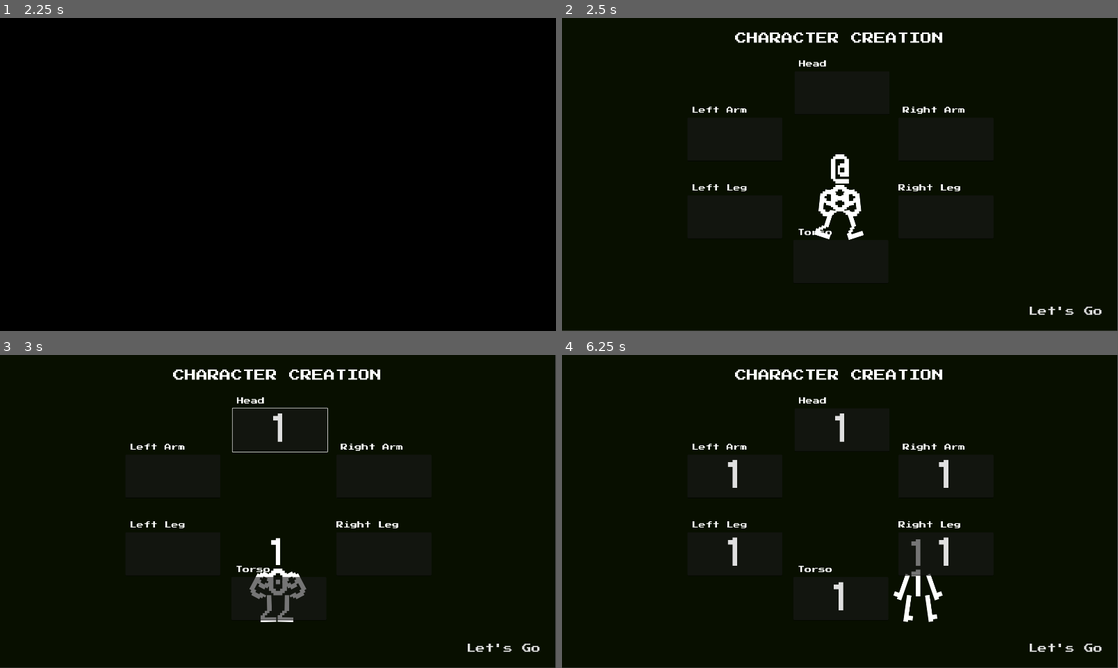
Above: before the commit, frames 1-4 (two rows, left to right).
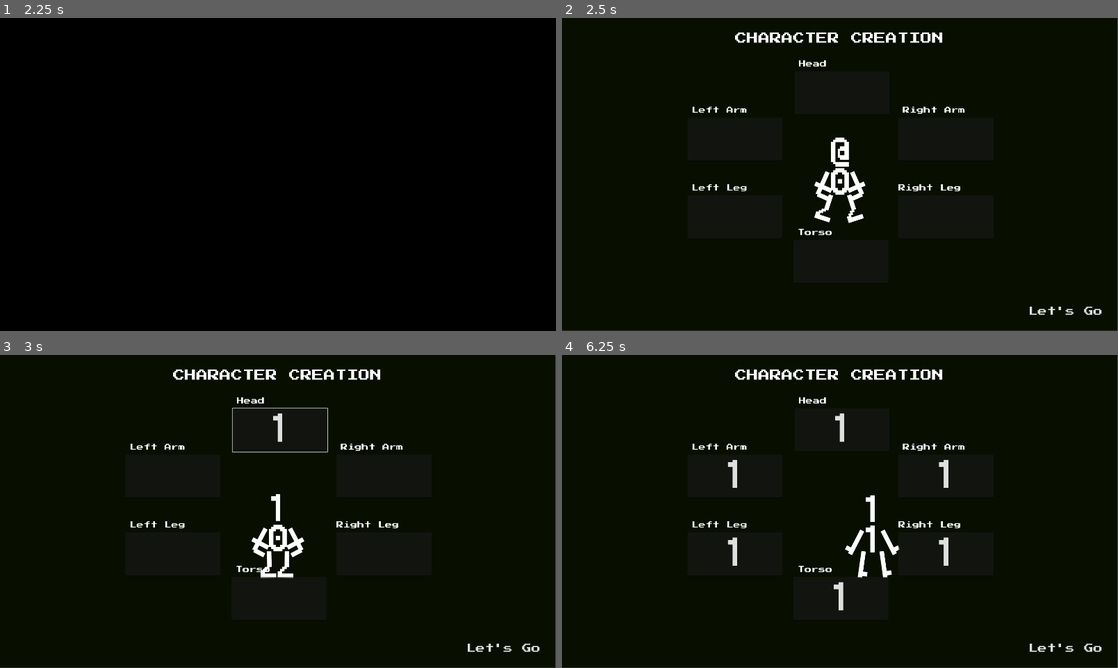
Above: after the commit, the same moments.

Repository: CaptainDizzy/godot_test
Game: Godot game, scene res://menu/menu.tscn
Same seed, same stepped clock (60 frames per second), same inputs: the game is played once before the commit and once after it.
Inputs (mouse positions are in pixels of both pictures, inside the frame that each line leads up to):
- Up to frame 1 (2.25 s): move the mouse to (400, 158) at 0.52 s; hold D (move_right) 0.53-1.25 s; click "ASCII Character Test" at 1.25 s; move the mouse to (166, 190) at 2.02 s; hold S (move_down) from 2.03 s (still down)
- Up to frame 2 (2.5 s): keep holding S (move_down)
- Up to frame 3 (3 s): release S (move_down) at 2.75 s; click (278, 430) at 2.77 s; type "12" at 2.85 s
- Up to frame 4 (6.25 s): click (840, 599) at 3 s; type "12" at 3.08 s; click (734, 477) at 3.23 s; type "12" at 3.32 s; click (945, 477) at 3.52 s; type "12" at 3.6 s; click (734, 555) at 3.75 s; type "12" at 3.83 s; click (945, 555) at 3.98 s; type "12" at 4.07 s; click "Let's Go" at 4.25 s; click "Let's Go" at 5 s; tap Enter at 5.75 s; move the mouse to (895, 442) at 5.77 s; hold D (move_right) from 5.78 s (still down)

Frame 1 is identical in both runs. In frame 2, 1.2% of the frame differs, in the area x 45-55%, y 38-71%; in frame 3, 1.3%, in the area x 44-56%, y 44-86%; in frame 4, 1.1%.

Commit message:
Updated ASCII walk animation

Diff:
--- a/dizzy-playground-2d/boop_game/assets/ascii.tscn
+++ b/dizzy-playground-2d/boop_game/assets/ascii.tscn
@@ -169,7 +169,7 @@
 "times": PackedFloat32Array(0, 0.25, 0.5, 0.75),
 "transitions": PackedFloat32Array(1, 1, 1, 1),
 "update": 0,
-"values": [-1.0471975511965976, -1.7453292519943295, -1.0471975511965976, -0.3490658503988659]
+"values": [-1.0471975511965976, -1.2217304763960306, -1.0471975511965976, -0.8726646259971648]
 }
 tracks/3/type = "value"
 tracks/3/imported = false
@@ -181,7 +181,7 @@
 "times": PackedFloat32Array(0, 0.25, 0.5, 0.75),
 "transitions": PackedFloat32Array(1, 1, 1, 1),
 "update": 0,
-"values": [1.0471975511965976, 1.7453292519943295, 1.0471975511965976, 0.3490658503988659]
+"values": [1.0471975511965976, 1.2217304763960306, 1.0471975511965976, 0.8726646259971648]
 }
 
 [sub_resource type="AnimationLibrary" id="AnimationLibrary_j0sjl"]
@@ -264,7 +264,7 @@
 pivot_offset = Vector2(39, 102)
 theme_override_fonts/font = ExtResource("1_eyw10")
 theme_override_font_sizes/font_size = 124
-text = "6"
+text = "f"
 horizontal_alignment = 1
 metadata/_edit_use_anchors_ = true
 
@@ -286,7 +286,7 @@
 pivot_offset = Vector2(39, 102)
 theme_override_fonts/font = ExtResource("1_eyw10")
 theme_override_font_sizes/font_size = 124
-text = "6"
+text = "f"
 horizontal_alignment = 1
 metadata/_edit_use_anchors_ = true
 
--- a/dizzy-playground-2d/boop_game/game_boop.gd
+++ b/dizzy-playground-2d/boop_game/game_boop.gd
@@ -8,6 +8,9 @@
 @onready var rleg_symbol: LineEdit = $CharCrtn/RLegInput/LineEdit
 @onready var ascii: Node2D = %Player/ASCII
 
+signal game_state(state)
+var state = "create_char"
+
 func _ready() -> void:
 	torso_symbol.text_changed.connect(_on_torso_changed)
 	head_symbol.text_changed.connect(_on_head_changed)
@@ -15,6 +18,11 @@
 	rarm_symbol.text_changed.connect(_on_rarm_changed)
 	lleg_symbol.text_changed.connect(_on_lleg_changed)
 	rleg_symbol.text_changed.connect(_on_rleg_changed)
+
+func change_game_state(new_state):
+	var last_state = state
+	state = new_state
+	game_state.emit(state)
 
 func _on_torso_changed(symbol: String) -> void:
 	ascii.set_torso_symbol(symbol)
--- a/dizzy-playground-2d/boop_game/game_boop.tscn
+++ b/dizzy-playground-2d/boop_game/game_boop.tscn
@@ -122,7 +122,7 @@
 offset_top = 44.0
 offset_right = 328.0
 offset_bottom = 194.0
-theme = SubResource("Theme_oll6g")
+theme = ExtResource("3_73481")
 theme_override_fonts/font = ExtResource("4_73481")
 theme_override_font_sizes/font_size = 128
 alignment = 1
@@ -257,3 +257,5 @@
 [node name="DizzyTransitions" parent="." unique_id=688147533 instance=ExtResource("2_grd68")]
 unique_name_in_owner = true
 visible = false
+
+[connection signal="game_state" from="." to="CharCrtn/Player" method="_on_game_state"]
--- a/dizzy-playground-2d/boop_game/scripts/player.gd
+++ b/dizzy-playground-2d/boop_game/scripts/player.gd
@@ -5,22 +5,22 @@
 var health = 100.0
 var is_dead = false
 var death_anim = false
+var game_state
 
-
-const SPEED = 300.0
-const JUMP_VELOCITY = -400.0
+const SPEED = 250.0
 
 
 func _physics_process(delta: float) -> void:
-	var direction = Input.get_vector("move_left", "move_right", "move_up", "move_down")
-	if is_dead:
-		velocity = direction * 0
-	else:
-		velocity = direction * 600
-	if direction.x < 0:
-		%ASCII.scale.x = -1
-	elif direction.x > 0:
-		%ASCII.scale.x = 1
+	if game_state != "create_char":
+		var direction = Input.get_vector("move_left", "move_right", "move_up", "move_down")
+		if is_dead:
+			velocity = direction * 0
+		else:
+			velocity = direction * SPEED
+		if direction.x < 0:
+			%ASCII.scale.x = -1
+		elif direction.x > 0:
+			%ASCII.scale.x = 1
 
 	move_and_slide()
 
@@ -31,3 +31,8 @@
 	if is_dead == true && not death_anim:
 		%ASCII.play_dead_animation()
 		death_anim = true
+
+
+
+func _on_game_state(state: Variant) -> void:
+	game_state = state
Binary file changed: dizzy-playground-2d/boop_game/ui/pixelfont.theme
